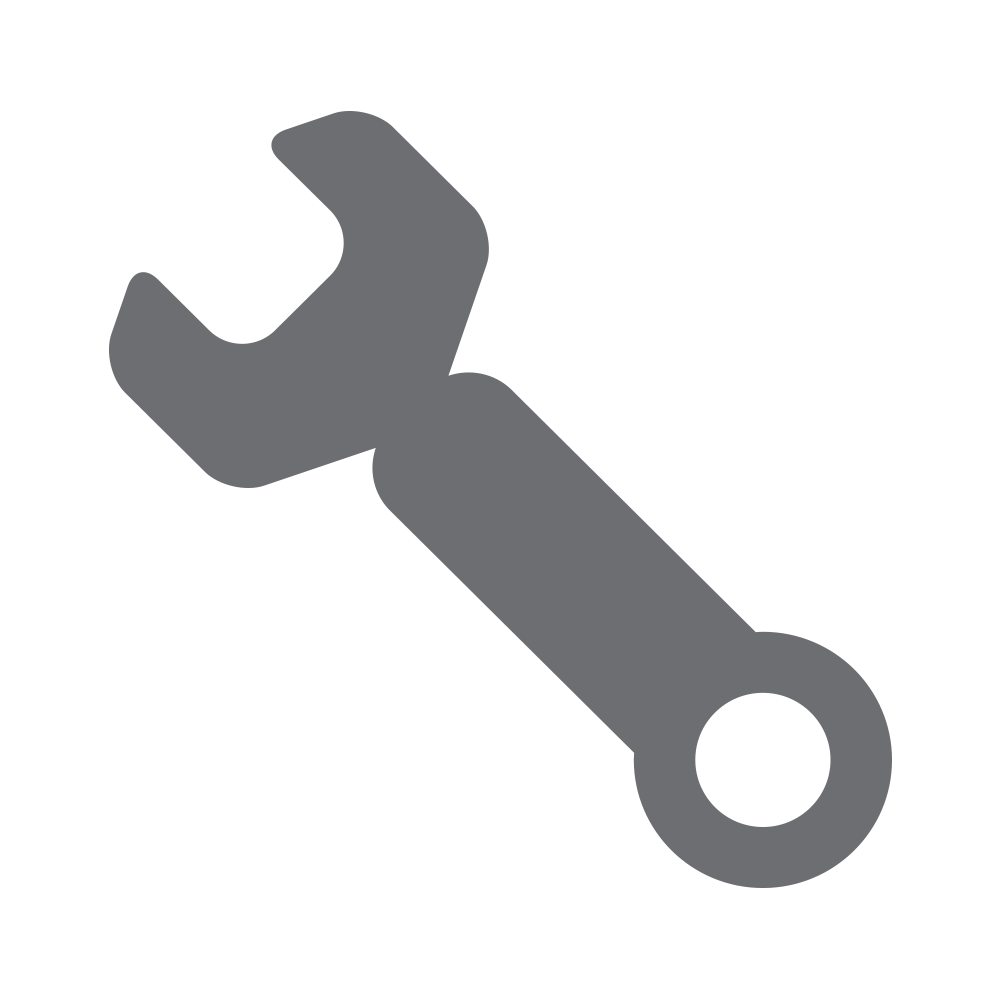
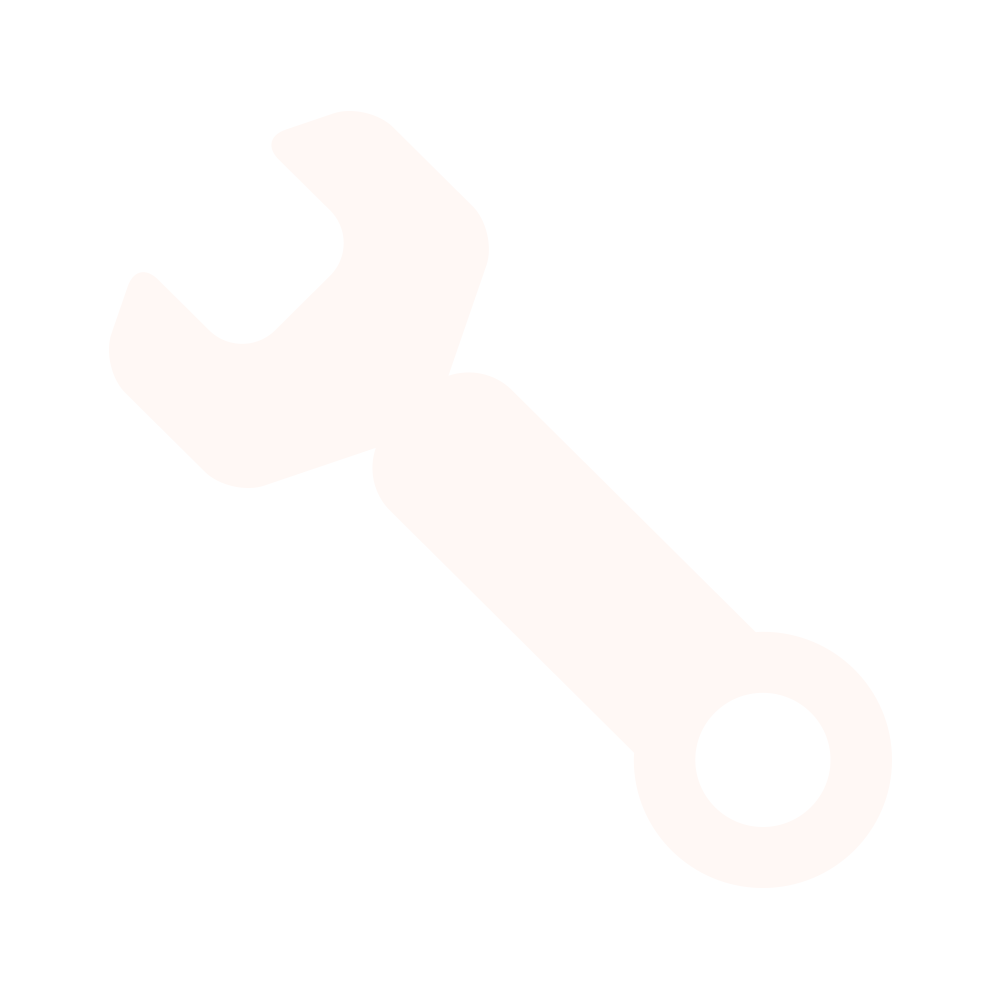
Two versions of the same layered image (w=1000, h=1000). Layer-by-layer changes:
pixels changed over (109, 111, 892, 888) (layer not identified)
